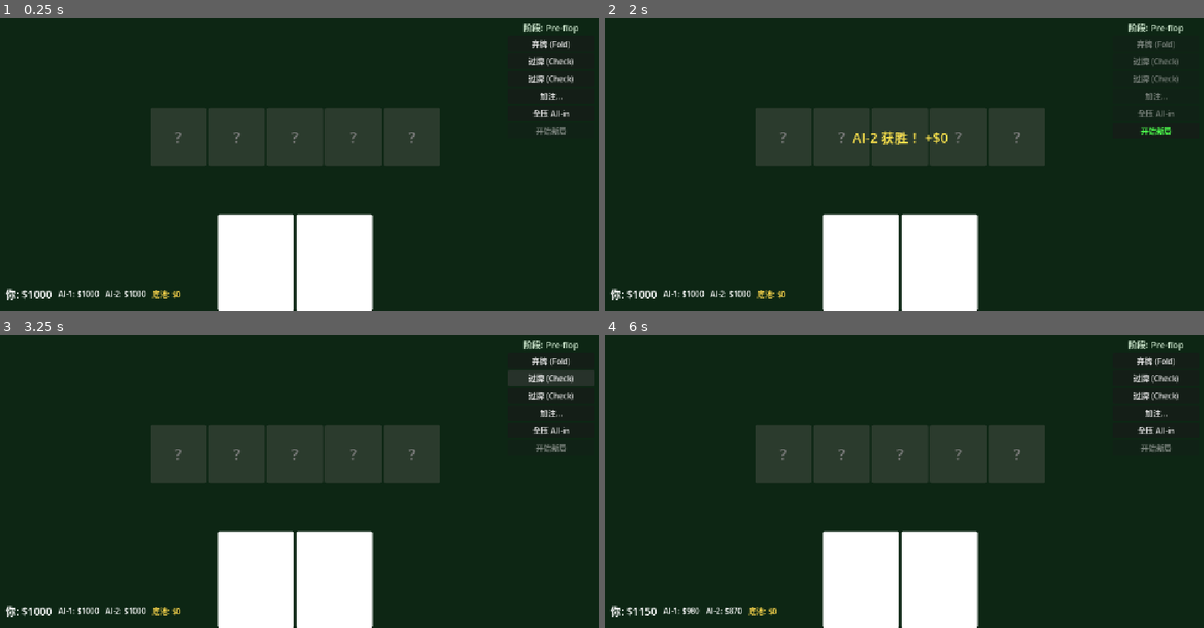
Above: before the commit, frames 1-4 (two rows, left to right).
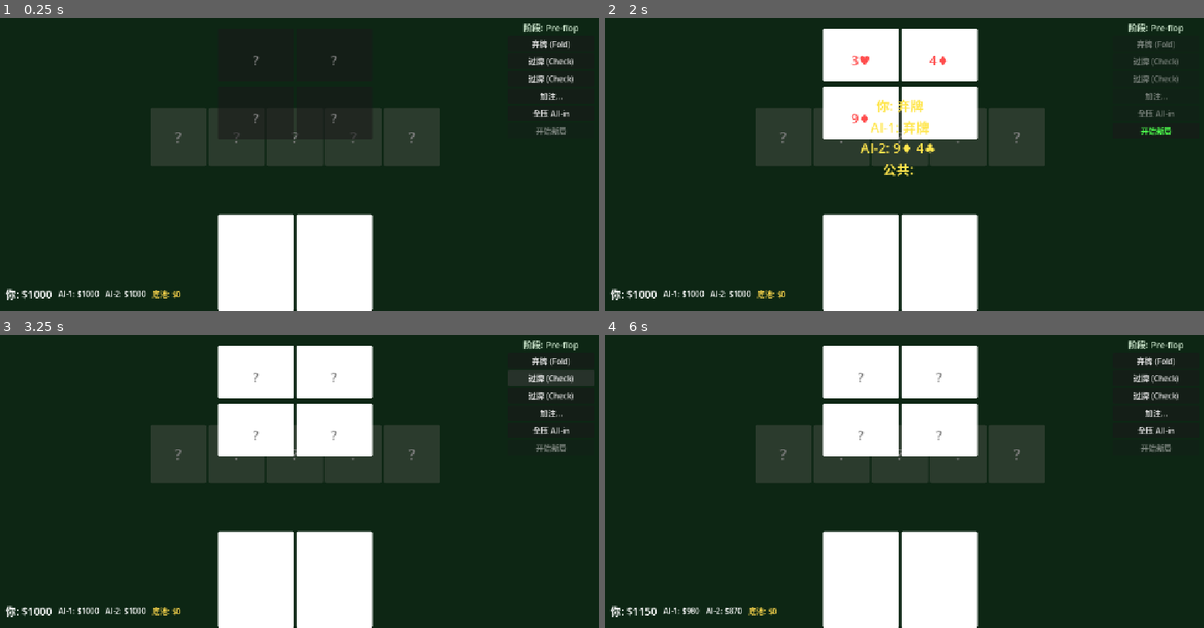
Above: after the commit, the same moments.

Repository: gaoyingxie/texas-holdemp
Game: Godot game, scene res://scenes/main.tscn
The game is run twice, just before and just after one commit, with the same random seed, the same clock (stepped at 60 frames per second) and the same inputs.
Inputs:
- Up to frame 1 (0.25 s): no input
- Up to frame 2 (2 s): click "弃牌 (Fold)" at 0.5 s
- Up to frame 3 (3.25 s): click "开始新局" at 2 s; click "过牌 (Check)" at 2.75 s
- Up to frame 4 (6 s): click "跟注 $20" at 3.5 s; click "过牌 (Check)" at 4.25 s; click "加注..." at 5 s; click "开始新局" at 5.75 s

The runs differ from the first frame. In frame 1, less than 0.1% of the frame differs, in the area x 38-60%, y 12-42%; in frame 2, 9.6%, in the area x 36-63%, y 3-55%; in frame 3, 9.2%; in frame 4, 9.2%.

Commit message:
feat: showdown显示所有玩家手牌 + AI手牌UI区域 + 字体颜色改用modulate

Diff:
--- a/scenes/main.tscn
+++ b/scenes/main.tscn
@@ -144,6 +144,92 @@
 offset_top = -200.0
 offset_right = 160.0
 grow_horizontal = 2
+
+[node name="AI1Hand" type="HBoxContainer" parent="."]
+layout_mode = 2
+anchors_preset = 8
+anchor_left = 0.5
+anchor_top = 0.5
+anchor_right = 0.5
+anchor_bottom = 0.5
+offset_left = -160.0
+offset_top = -180.0
+offset_right = 160.0
+offset_bottom = -160.0
+grow_horizontal = 2
+grow_vertical = 2
+alignment = 1
+
+[node name="AICard0" type="Panel" parent="AI1Hand"]
+custom_minimum_size = Vector2(80, 110)
+size_flags_horizontal = 3
+
+[node name="Label" type="Label" parent="AI1Hand/AICard0"]
+layout_mode = 1
+anchors_preset = 10
+anchor_right = 1.0
+anchor_bottom = 1.0
+text = "?"
+horizontal_alignment = 1
+vertical_alignment = 1
+theme_override_font_sizes/font_size = 28
+
+[node name="AICard1" type="Panel" parent="AI1Hand"]
+custom_minimum_size = Vector2(80, 110)
+size_flags_horizontal = 3
+
+[node name="Label" type="Label" parent="AI1Hand/AICard1"]
+layout_mode = 1
+anchors_preset = 10
+anchor_right = 1.0
+anchor_bottom = 1.0
+text = "?"
+horizontal_alignment = 1
+vertical_alignment = 1
+theme_override_font_sizes/font_size = 28
+
+[node name="AI2Hand" type="HBoxContainer" parent="."]
+layout_mode = 2
+anchors_preset = 8
+anchor_left = 0.5
+anchor_top = 0.5
+anchor_right = 0.5
+anchor_bottom = 0.5
+offset_left = -160.0
+offset_top = -60.0
+offset_right = 160.0
+offset_bottom = -40.0
+grow_horizontal = 2
+grow_vertical = 2
+alignment = 1
+
+[node name="AICard0" type="Panel" parent="AI2Hand"]
+custom_minimum_size = Vector2(80, 110)
+size_flags_horizontal = 3
+
+[node name="Label" type="Label" parent="AI2Hand/AICard0"]
+layout_mode = 1
+anchors_preset = 10
+anchor_right = 1.0
+anchor_bottom = 1.0
+text = "?"
+horizontal_alignment = 1
+vertical_alignment = 1
+theme_override_font_sizes/font_size = 28
+
+[node name="AICard1" type="Panel" parent="AI2Hand"]
+custom_minimum_size = Vector2(80, 110)
+size_flags_horizontal = 3
+
+[node name="Label" type="Label" parent="AI2Hand/AICard1"]
+layout_mode = 1
+anchors_preset = 10
+anchor_right = 1.0
+anchor_bottom = 1.0
+text = "?"
+horizontal_alignment = 1
+vertical_alignment = 1
+theme_override_font_sizes/font_size = 28
 
 [node name="HandCard0" type="Panel" parent="PlayerHand"]
 custom_minimum_size = Vector2(100, 140)
--- a/scripts/main.gd
+++ b/scripts/main.gd
@@ -64,11 +64,11 @@
             var c = cards[i]
             var info = _card_text(c)
             label.text = info.text
-            label.set("theme_override_colors/font_color", info.color)
+            label.modulate = info.color
             _style_card(card_node, c)
         else:
             label.text = "?"
-            label.set("theme_override_colors/font_color", Color(0.5, 0.5, 0.5, 1))
+            label.modulate = Color(0.5, 0.5, 0.5, 1)
             card_node.remove_theme_color_override("background_color")
             var style = StyleBoxFlat.new()
             style.bg_color = Color(0.2, 0.25, 0.2, 0.8)
@@ -98,11 +98,66 @@
             var c = cards[i]
             var info = _card_text(c)
             label.text = info.text
-            label.set("theme_override_colors/font_color", info.color)
+            label.modulate = info.color
             _style_card(card_node, c)
         else:
             label.text = "?"
-            label.set("theme_override_colors/font_color", Color(0.5, 0.5, 0.5, 1))
+            label.modulate = Color(0.5, 0.5, 0.5, 1)
+
+
+func _update_ai_hands() -> void:
+    # 非结算时AI牌盖住，结算时全亮
+    var reveal = is_game_over
+    # Update AI-1 hand display
+    var ai1_hand_nodes = $AI1Hand.get_children()
+    for i in range(2):
+        var card_node = ai1_hand_nodes[i]
+        var label = card_node.get_node("Label")
+        if reveal and i < ai1.hand.size():
+            var c = ai1.hand[i]
+            var info = _card_text(c)
+            label.text = info.text
+            label.modulate = info.color
+            _style_card(card_node, c)
+        else:
+            label.text = "?"
+            label.modulate = Color(0.5, 0.5, 0.5, 1)
+
+    # Update AI-2 hand display
+    var ai2_hand_nodes = $AI2Hand.get_children()
+    for i in range(2):
+        var card_node = ai2_hand_nodes[i]
+        var label = card_node.get_node("Label")
+        if reveal and i < ai2.hand.size():
+            var c = ai2.hand[i]
+            var info = _card_text(c)
+            label.text = info.text
+            label.modulate = info.color
+            _style_card(card_node, c)
+        else:
+            label.text = "?"
+            label.modulate = Color(0.5, 0.5, 0.5, 1)
+
+
+func _show_all_hands() -> void:
+    # Show all players' cards during showdown
+    _update_ai_hands()
+    # 结果标签显示各玩家手牌
+    var result_lines = []
+    for p in [player, ai1, ai2]:
+        if p.is_folded:
+            result_lines.append(p.name + ": 弃牌")
+        else:
+            var hand_str = ""
+            for c in p.hand:
+                var info = _card_text(c)
+                hand_str += info.text + " "
+            result_lines.append(p.name + ": " + hand_str)
+    var community_str = "公共: "
+    for c in game.community:
+        var info = _card_text(c)
+        community_str += info.text + " "
+    $ResultLabel.text = "\n".join(result_lines) + "\n" + community_str
 
 
 func _update_ui() -> void:
@@ -121,6 +176,9 @@
 
     # 玩家手牌
     _update_player_hand()
+
+    # AI手牌（结算前隐藏）
+    _update_ai_hands()
 
     # 按钮状态
     var is_my_turn = not player.is_folded and not is_game_over
@@ -250,6 +308,7 @@
         $ResultLabel.text = game.winner_name + " 获胜！ +$%d" % game.pot
     $ResultLabel.visible = true
     $ActionPanel/NextHandBtn.disabled = false
+    _show_all_hands()
     _update_ui()
 
 
